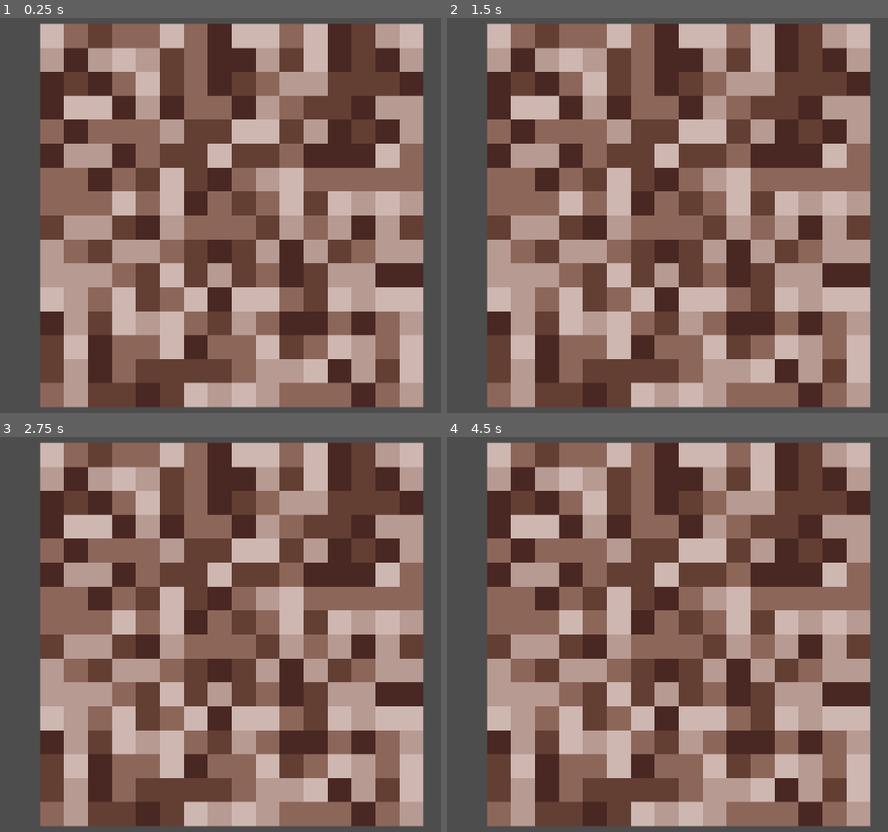
Above: before the commit, frames 1-4 (two rows, left to right).
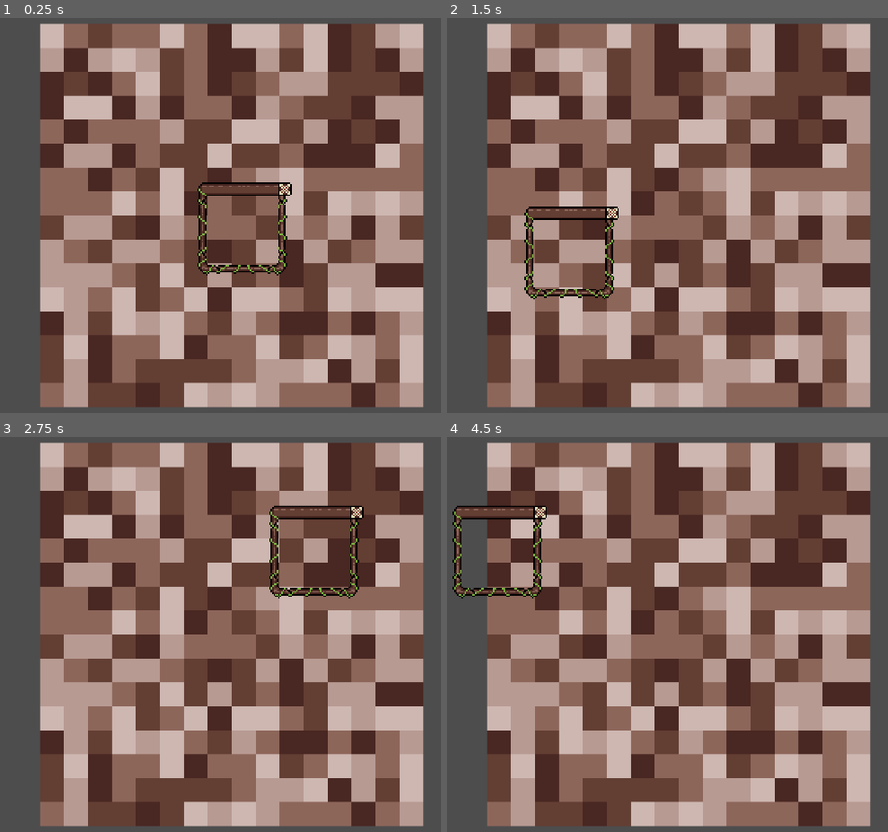
Above: after the commit, the same moments.

Repository: FaunaPolaris/Rizofolia
Game: Godot game, scene res://Soil/Scenes/forest_ground.tscn
Same seed, same stepped clock (60 frames per second), same inputs: the game is played once before the commit and once after it.
Inputs (mouse positions are in pixels of both pictures, inside the frame that each line leads up to):
- Up to frame 1 (0.25 s): no input
- Up to frame 2 (1.5 s): tap Enter at 0.5 s; move the mouse to (835, 195) at 0.52 s; click (835, 195) at 0.67 s; tap Space at 1.25 s; drag from (535, 235) to (641, 294) at 1.27 s
- Up to frame 3 (2.75 s): tap Enter at 2 s; move the mouse to (304, 547) at 2.02 s; click (304, 547) at 2.17 s
- Up to frame 4 (4.5 s): tap Space at 2.75, 4.25 s; drag from (641, 713) to (464, 575) at 2.77 s; tap Enter at 3.5 s; move the mouse to (outside the picture) at 3.52 s; click (outside the picture) at 3.67 s; drag from (464, 575) to (570, 531) at 4.27 s

The runs differ from the first frame. In frame 1, 1.5% of the frame differs, in the area x 44-67%, y 41-66%; in frame 2, 1.6%; in frame 3, 1.6%; in frame 4, 1.6%, in the area x 1-23%, y 17-41%.

Commit message:
tile hover highlight and position

Diff:
--- /dev/null
+++ b/Shared/scripts/Global.gd
@@ -0,0 +1,4 @@
+extends Node
+
+var	current_mouse_hover_tile
+var	selected_tile
--- a/Soil/Scenes/forest_ground.tscn
+++ b/Soil/Scenes/forest_ground.tscn
@@ -1,8 +1,12 @@
-[gd_scene load_steps=6 format=3 uid="uid://c2rbfnn5uat8t"]
+[gd_scene load_steps=9 format=3 uid="uid://c2rbfnn5uat8t"]
 
 [ext_resource type="Script" uid="uid://ddroh4f1aibpn" path="res://Soil/Scripts/Map.gd" id="1_dqwt0"]
 [ext_resource type="Texture2D" uid="uid://bm3wi7t3hkjtp" path="res://Soil/Assets/baseSoilTileSet.png" id="2_tdxnh"]
+[ext_resource type="Script" uid="uid://dsg51tgeaaodd" path="res://Soil/Scripts/soil.gd" id="3_5wy8o"]
 [ext_resource type="Script" uid="uid://cxn38tpcxt6g0" path="res://addons/TopDownCamera2D/top_down_camera_2d.gd" id="3_8byll"]
+[ext_resource type="Texture2D" uid="uid://dehp4mxicrhpl" path="res://UI/Assets/treeBorder.png" id="3_jdse3"]
+
+[sub_resource type="ShaderMaterial" id="ShaderMaterial_xjdvh"]
 
 [sub_resource type="TileSetAtlasSource" id="TileSetAtlasSource_8byll"]
 texture = ExtResource("2_tdxnh")
@@ -21,7 +25,10 @@
 script = ExtResource("1_dqwt0")
 
 [node name="soil" type="TileMapLayer" parent="."]
+material = SubResource("ShaderMaterial_xjdvh")
 tile_set = SubResource("TileSet_jdse3")
+script = ExtResource("3_5wy8o")
+highlight_texture = ExtResource("3_jdse3")
 
 [node name="TopDownCamera2D" type="Camera2D" parent="."]
 script = ExtResource("3_8byll")
--- a/Soil/Scripts/Map.gd
+++ b/Soil/Scripts/Map.gd
@@ -10,6 +10,7 @@
 func	initTiles(size):
 	var offset = size *  .5
 	var coord : Vector2 = Vector2(-offset, -offset)
+
 	while coord.y < offset:
 		coord.x = -offset
 		while coord.x < offset:
--- /dev/null
+++ b/Soil/Scripts/soil.gd
@@ -0,0 +1,27 @@
+extends TileMapLayer
+
+@export var highlight_texture: Texture2D
+var highlight_sprite: Sprite2D
+
+func _input(event):
+	if event is InputEventMouseButton and event.pressed:
+		var mouse_pos = get_global_mouse_position()
+		var tile_pos = local_to_map(to_local(mouse_pos))
+		Global.selected_tile = tile_pos
+
+func _ready():
+	highlight_sprite = Sprite2D.new()
+	highlight_sprite.texture = highlight_texture
+	highlight_sprite.z_index = 1
+	add_child(highlight_sprite)
+	highlight_sprite.hide()
+
+func _process(_delta):
+	var mouse_pos = get_global_mouse_position()
+	var tile_pos = local_to_map(to_local(mouse_pos))
+
+	if get_cell_source_id(tile_pos) != -1:
+		highlight_sprite.position = map_to_local(tile_pos)
+		highlight_sprite.show()
+	else:
+		highlight_sprite.hide()
--- a/UI/Scenes/interface_tests.tscn
+++ b/UI/Scenes/interface_tests.tscn
@@ -48,10 +48,10 @@
 
 [node name="MarginContainer" type="PanelContainer" parent="."]
 layout_mode = 0
-offset_left = 22.5
-offset_top = 8.75
-offset_right = 181.5
-offset_bottom = 148.75
+offset_left = 0.5
+offset_top = -2.5
+offset_right = 159.5
+offset_bottom = 137.5
 theme_override_styles/panel = SubResource("StyleBoxTexture_nt70i")
 
 [node name="ColorRect" type="Panel" parent="MarginContainer"]
--- a/project.godot
+++ b/project.godot
@@ -15,6 +15,10 @@
 config/features=PackedStringArray("4.4", "Forward Plus")
 config/icon="res://icon.svg"
 
+[autoload]
+
+Global="*res://Shared/scripts/Global.gd"
+
 [display]
 
 window/size/viewport_width=1920
Not shown, added: Shared/scripts/Global.gd.uid
Not shown, added: Soil/Scripts/soil.gd.uid
